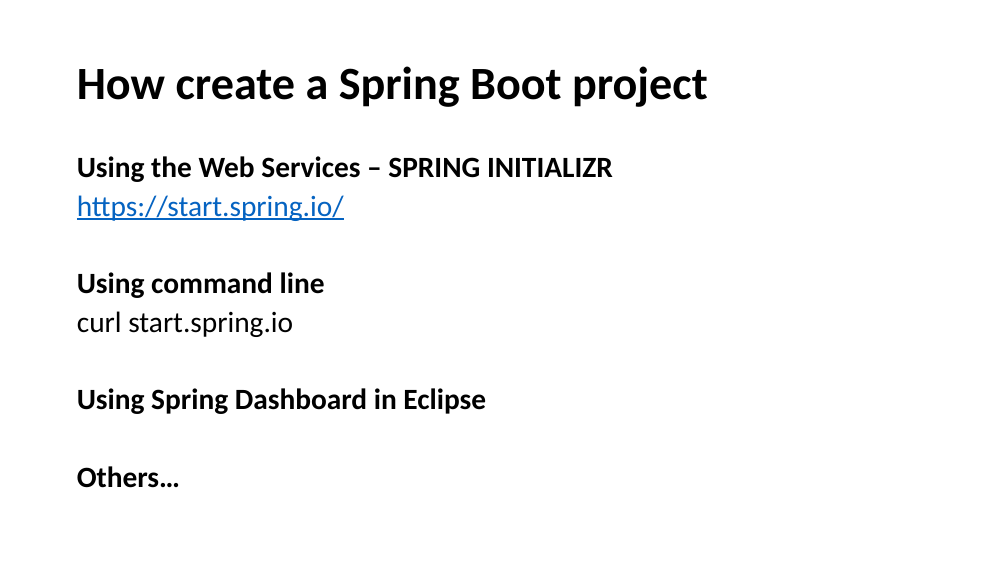
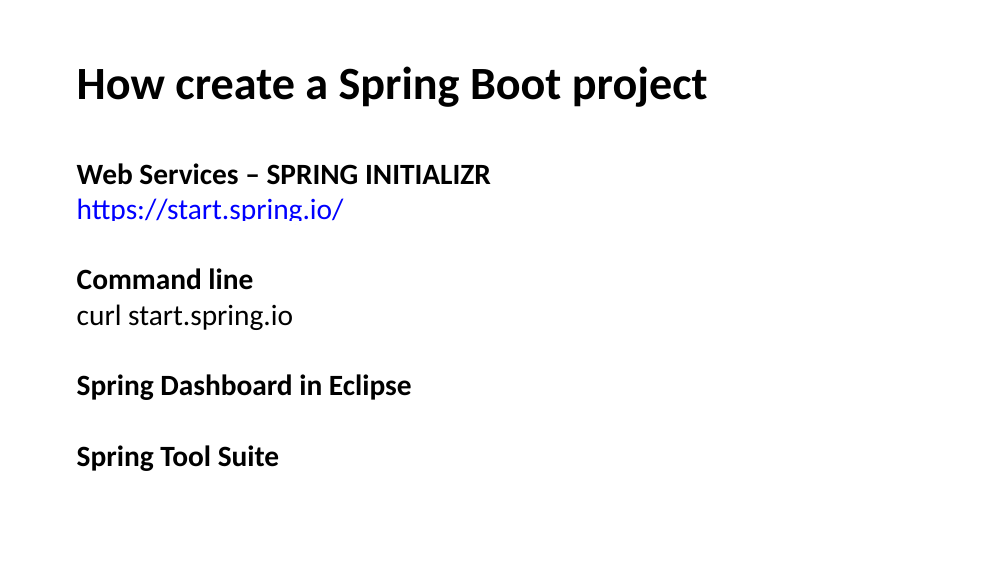
Before and after one commit to marcelovgomes/demo-internal-contacts, a slide deck: slide 6 of presentation_resources/spring-boot-demo-presentation.pptx (slide 5 before the commit). Drawn at 1008x567 pixels with LibreOffice and Linux fonts; fonts in the diff are those of the drawing. Boxes give left, top, right and bottom in pixels: in the first picture for what was removed or moved away, otherwise in the second. Text is boxed around its words. In the diff, an @@ line names an element or a change of style, - is before the commit and + after.

```diff
--- a/presentation_resources/spring-boot-demo-presentation.pptx
+++ b/presentation_resources/spring-boot-demo-presentation.pptx
@@ text at [77, 163, 491, 185]: text changed @@
-Using the Web Services – SPRING INITIALIZR
+Web Services – SPRING INITIALIZR
@@ text at [77, 198, 344, 330]: text colour #0563C1 to #0000FF in "https://start.spring.io/"; line spacing 0.8 to 1; less space between paragraphs @@
@@ text at [77, 268, 253, 290]: text changed @@
-Using command line
+Command line
@@ text at [77, 374, 412, 471]: text changed @@
-Using Spring Dashboard in Eclipse
-Others…
+Spring Dashboard in Eclipse
+Spring Tool Suite
```
Also in this commit, not shown: 6 other slides changed, 3 slides added, 2 other files.
